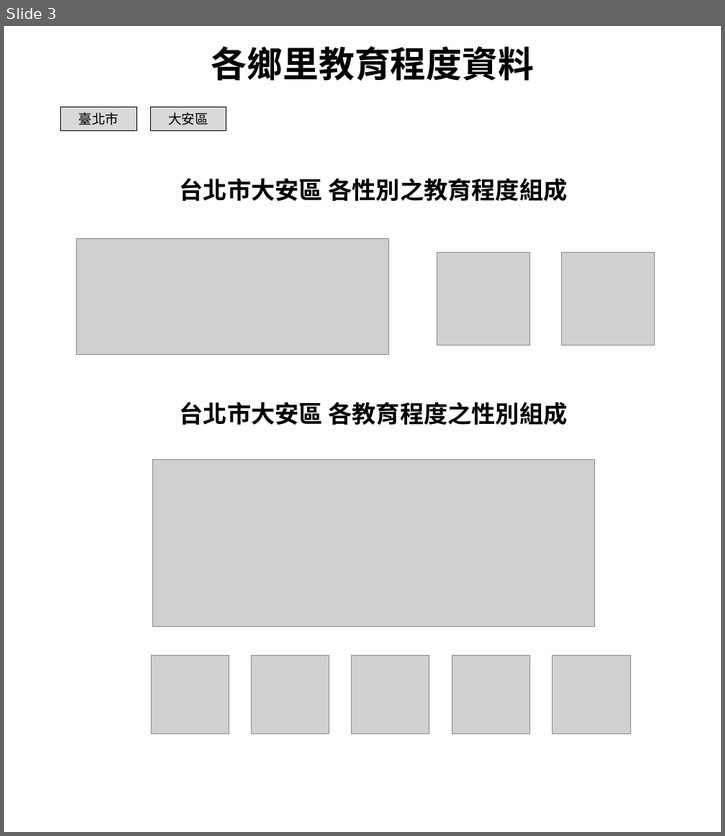
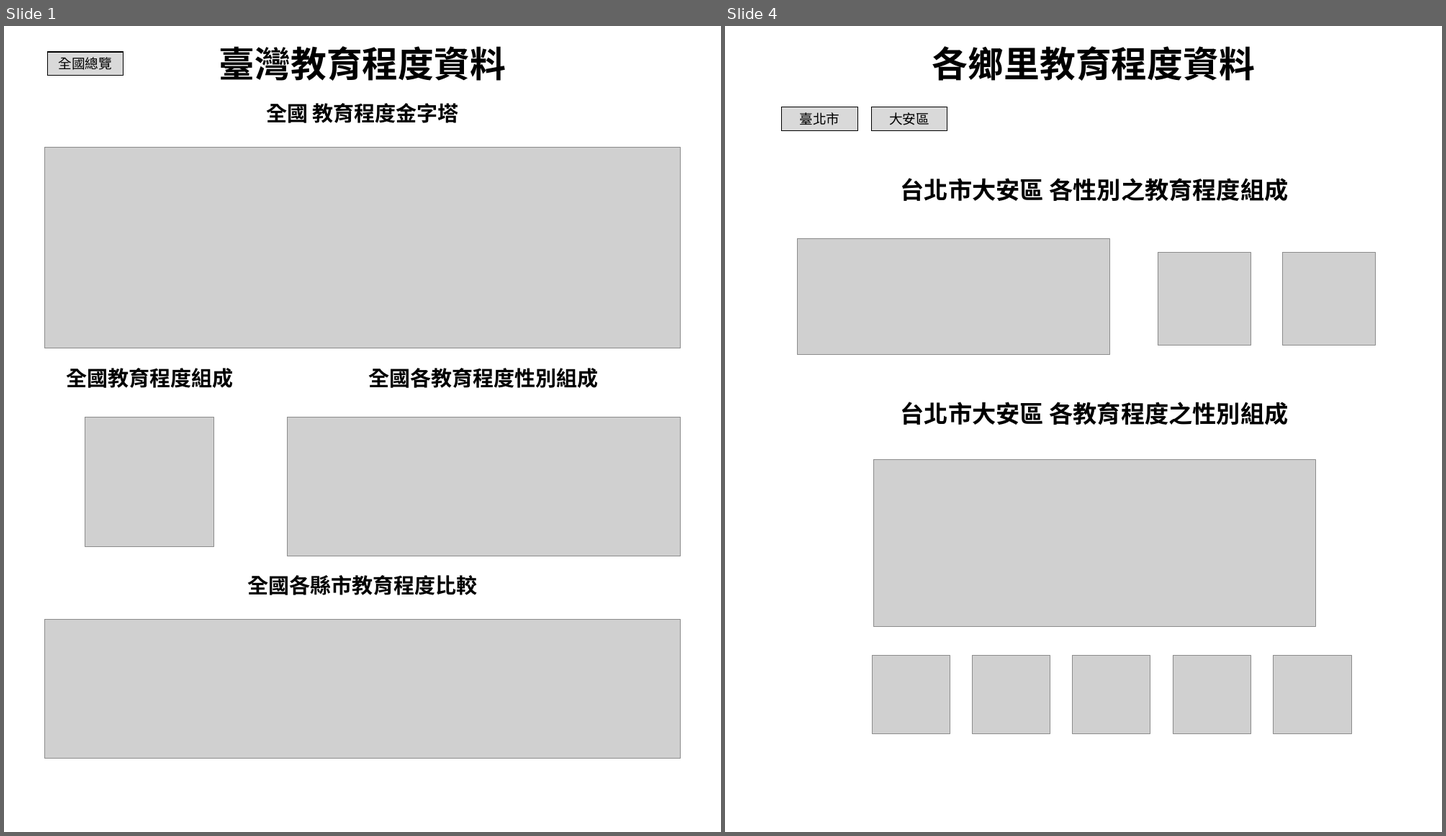
Before and after one commit to yyellen/Chart.js-Question, a slide deck: 資料來源/chart專題排版/chart專題排版.pptx. Shown side by side, each under a label of ours: slide 3 before the commit, slides 1 and 4 after it; the slides between them are not shown. The pictures are 725x836 and 1446x836 pixels, drawn with LibreOffice and Linux fonts; fonts in the diff are those of the drawing; grey boxes stand for pictures; background and template pictures are left out. Boxes give left, top, right and bottom in pixels: in the first picture for what was removed or moved away, otherwise in the second. Text is boxed around its words. In the diff, an @@ line names an element or a change of style, - is before the commit and + after.

```diff
--- a/資料來源/chart專題排版/chart專題排版.pptx
+++ b/資料來源/chart專題排版/chart專題排版.pptx
@@ slide 1 added at bbox=[4, 26, 721, 832], background #FFFFFF @@
@@ text added at bbox=[219, 46, 506, 81], 48 pt, text #000000, bold @@
+臺灣教育程度資料
@@ rectangle added at bbox=[48, 52, 124, 76], fill #D9D9D9, outline #000000 1 pt, 18 pt, text #000000 @@
+全國總覽
@@ text added at bbox=[266, 103, 459, 123], 28 pt, text #000000, bold @@
+全國 教育程度金字塔
@@ picture added at bbox=[45, 147, 681, 349] @@
@@ text added at bbox=[66, 368, 233, 388], 28 pt, text #000000, bold @@
+全國教育程度組成
@@ text added at bbox=[369, 368, 599, 388], 28 pt, text #000000, bold @@
+全國各教育程度性別組成
@@ picture added at bbox=[85, 418, 214, 547] @@
@@ picture added at bbox=[287, 418, 680, 557] @@
@@ text added at bbox=[247, 575, 477, 596], 28 pt, text #000000, bold @@
+全國各縣市教育程度比較
@@ picture added at bbox=[45, 620, 681, 759] @@
@@ what was slide 3 is now slide 4 @@
```
Also in this commit, not shown: 2 slides changed.
